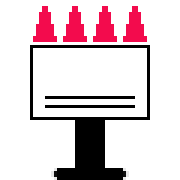
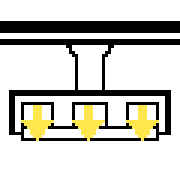
Layered file, before and after one edit (180×180). Changes by layer:
painted on "圖層" over [21, 6, 159, 141]
painted on "背景顏色" over [0, 21, 180, 180]
